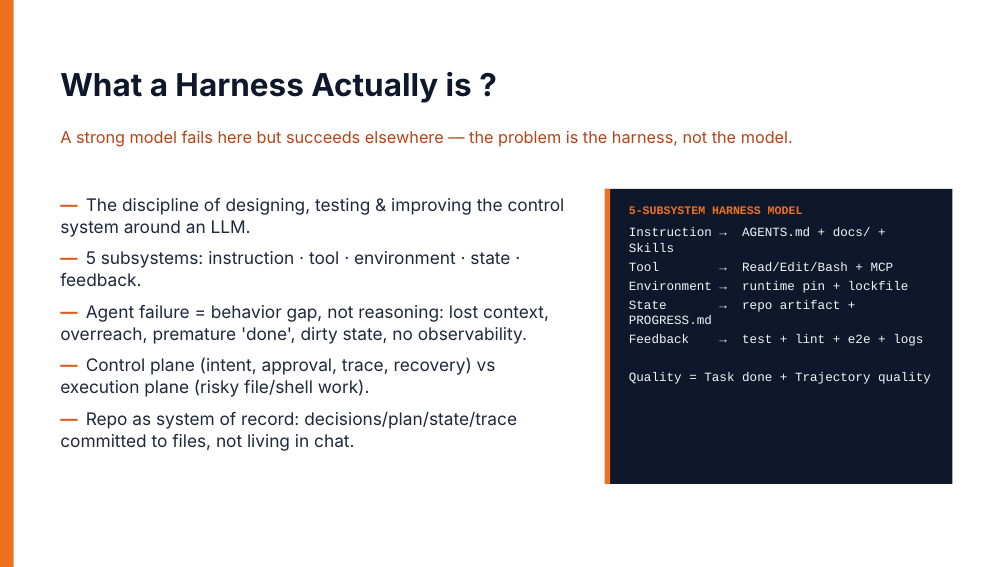
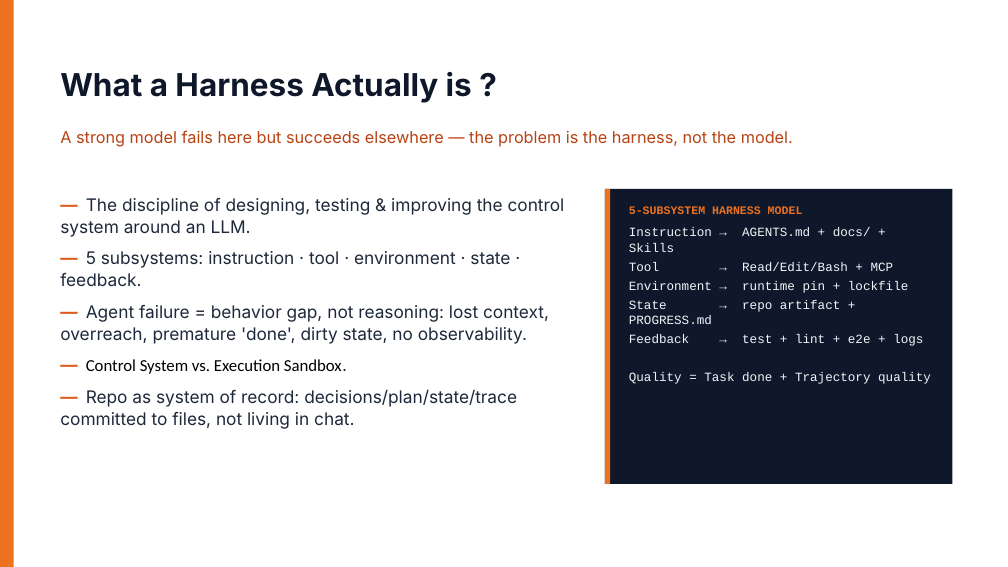
Before and after one commit to billyvu9322/harness-academy, a slide deck: slide 5 of seminar/AI-Agent-Harness-Seminar.pptx (slide 6 before the commit). Drawn at 1008x567 pixels with LibreOffice and Linux fonts; fonts in the diff are those of the drawing. Boxes give left, top, right and bottom in pixels: in the first picture for what was removed or moved away, otherwise in the second. Text is boxed around its words. In the diff, an @@ line names an element or a change of style, - is before the commit and + after.

```diff
--- a/seminar/AI-Agent-Harness-Seminar.pptx
+++ b/seminar/AI-Agent-Harness-Seminar.pptx
@@ text at (86, 359, 342, 374): text changed; size 16.5 to 16 pt; font Inter to Calibri; text colour #1E293B to #000000 @@
-— Control plane (intent, approval, trace, recovery) vs execution plane (risky file/shell work).
+— Control System vs. Execution Sandbox.
```
Also in this commit, not shown: 8 other slides changed, 1 slide removed, 32 other files.
